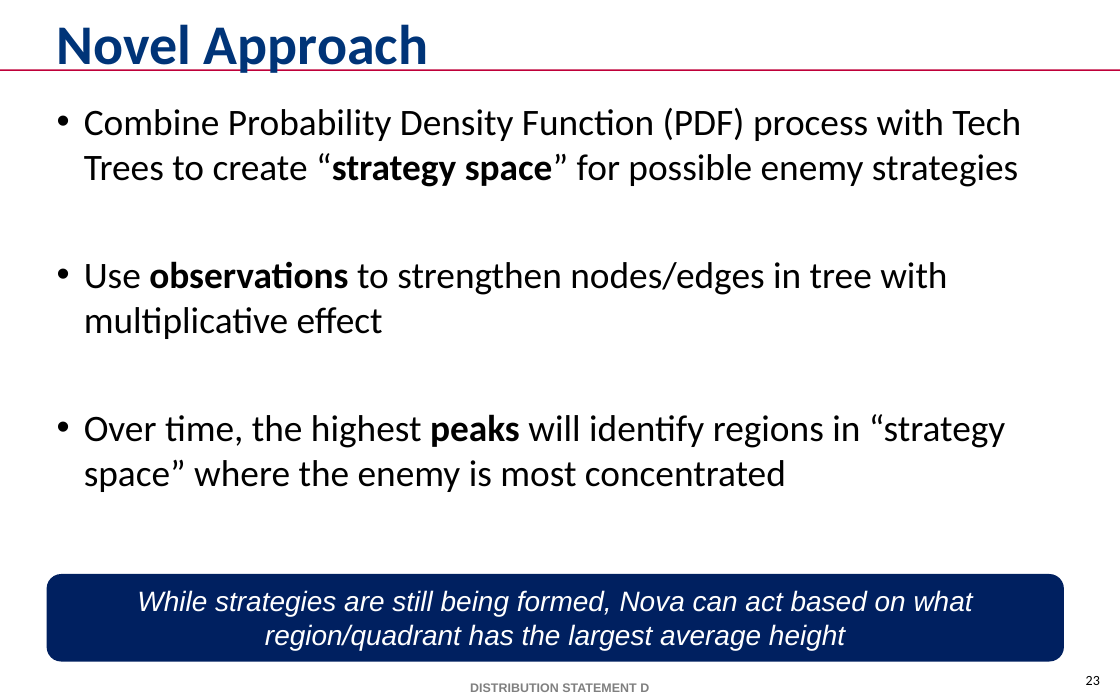
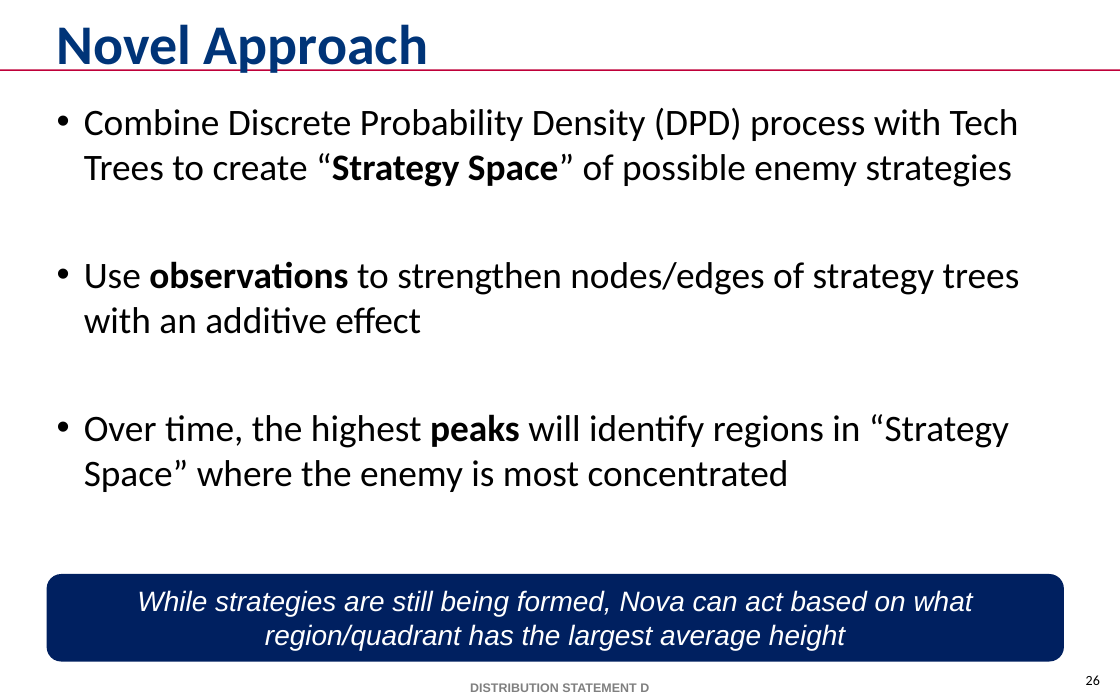
Before and after one commit to mikewkozak/IRE, a slide deck: slide 26 of Documentation/mkozak - Intent Recognition Engine.pptx (slide 23 before the commit). Drawn at 1120x700 pixels with LibreOffice and Linux fonts; fonts in the diff are those of the drawing; background and template pictures are left out. Boxes give left, top, right and bottom in pixels: in the first picture for what was removed or moved away, otherwise in the second. Text is boxed around its words. In the diff, an @@ line names an element or a change of style, - is before the commit and + after.

```diff
--- a/Documentation/mkozak - Intent Recognition Engine.pptx
+++ b/Documentation/mkozak - Intent Recognition Engine.pptx
@@ text at (x1=84, y1=108, x2=1020, y2=492): text changed @@
-• Combine Probability Density Function (PDF) process with Tech Trees to create “strategy space” for possible enemy strategies
-• Use observations to strengthen nodes/edges in tree with multiplicative effect
-• Over time, the highest peaks will identify regions in “strategy space” where the enemy is most concentrated
+• Combine Discrete Probability Density (DPD) process with Tech Trees to create “Strategy Space” of possible enemy strategies
+• Use observations to strengthen nodes/edges of strategy trees with an additive effect
+• Over time, the highest peaks will identify regions in “Strategy Space” where the enemy is most concentrated
@@ page number at (x1=1086, y1=675, x2=1100, y2=685): text changed @@
-23
+26
```
Also in this commit, not shown: 16 other slides changed, 8 slides added, 4 slides removed, 5 other files.
